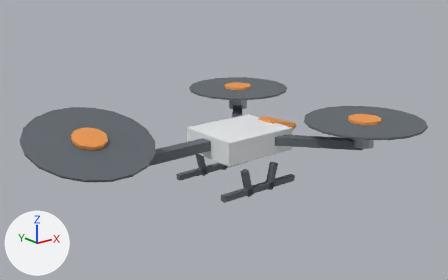
What one commit did to the glTF model models/tricopter.glb.
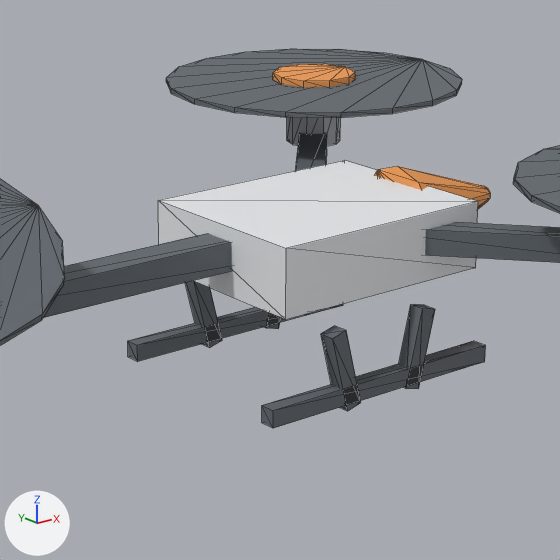
Each version is shown whole from a camera (50 mm lens) standing at (-3.96, -4.76, 1.93) and looking at (-0.24, -0.1, 0.06), then close up on the part from 30% to 71% of the width and 22% to 88% of the height. The axes (+X, +Y, +Z) are drawn at lower left. The lights are the same throughout. The older version's two pictures come first. The close-ups show mesh edges as thin lines. Vertices at exactly the same position are counted once.

The scene before the commit, as lines of its bpy script (objects in view):
```python
me_mesh_0 = bpy.data.meshes.new('Mesh_0')
me_mesh_0.from_pydata(...)  # 328 vertices, 576 faces; spans x -2.23..1.45, y -1.57..1.57, z -0.47..0.49
# faces by material slot: [12, 312, 144, 108]
me_mesh_0.materials.append(mat_material_0)  # white #eceff1
me_mesh_0.materials.append(mat_material_1)  # grey #656c73
me_mesh_0.materials.append(mat_material_2)  # orange #f5a055
me_mesh_0.materials.append(mat_material_3)  # light grey #b3b8bf
ob_mesh_0 = bpy.data.objects.new('Mesh_0', me_mesh_0)
ob_mesh_0.location = (0.0, 0.0, 0.0)
```
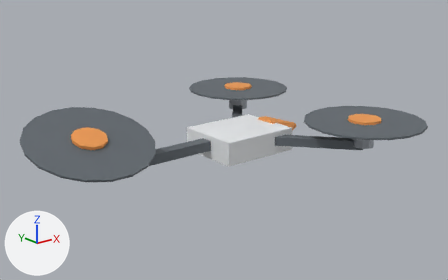
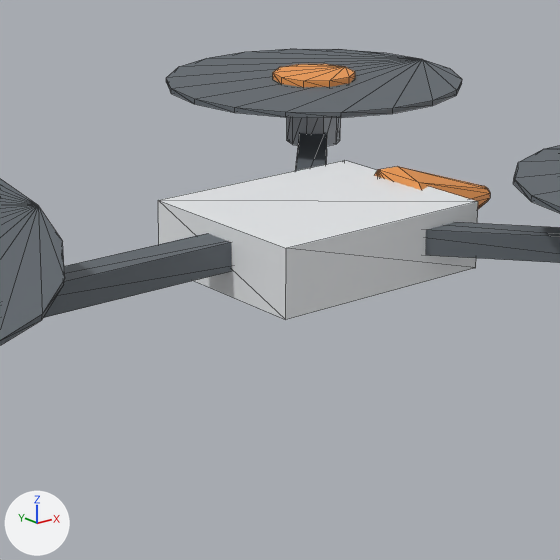
Changed parts and their boxes [x1, y1, x2, y2] in the close-ups (560 x 560 px):
'Mesh_0', reshaped
    before: [0, 49, 560, 428]
    after: [0, 49, 560, 345]
part 1 of me_mesh_0, deleted
    before: [128, 281, 486, 428]

What changed in the scene script:
```text
Change me_mesh_0:
    used by ob_mesh_0; location = (0.0, 0.0, 0.0)
    remove me_mesh_0.from_pydata(...)  # 328 vertices, 576 faces; spans x -2.23..1.45, y -1.57..1.57, z -0.47..0.49
    add me_mesh_0.from_pydata(...)  # 280 vertices, 504 faces; spans x -2.23..1.45, y -1.57..1.57, z -0.18..0.49
    me_mesh_0 part 1: 6 loose pieces with 48 vertices, spanning x -0.47..0.47, y -0.41..0.41, z -0.47..-0.19, are deleted
```
